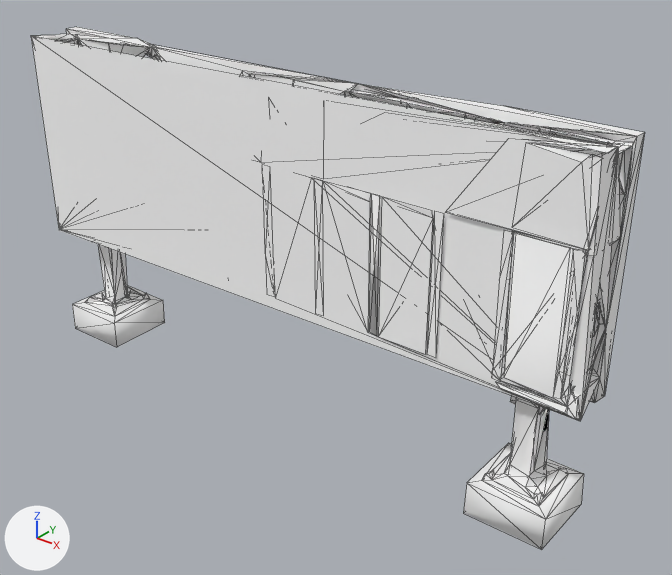
Before and after pictures for a commit that changed the glTF model models/props/watch_sign.glb.
Rendered twice from a 50 mm camera at (19.3, -22.0, 18.6) aimed at (1.4, 0.3, 4.7). The axes (+X, +Y, +Z) are drawn at lower left. The lights are the same throughout. The older version comes first. Mesh edges are drawn as thin lines.

In view in the first picture: 'output_unwrapped'.
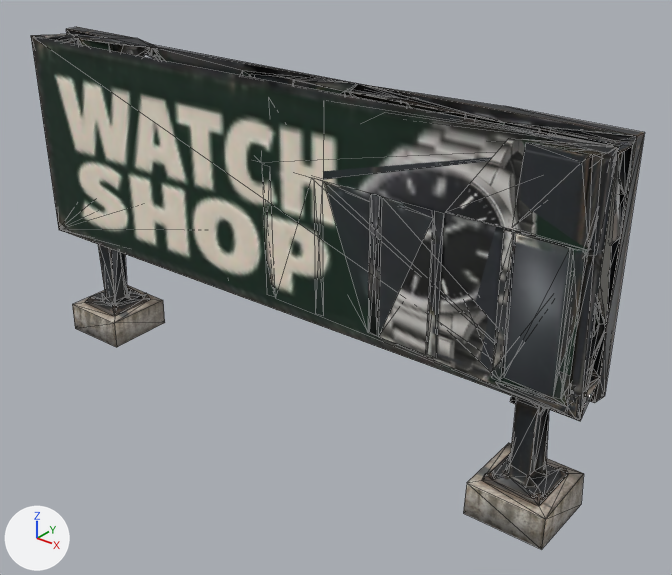
Boxes (x1, y1, x2, y2) around the edits, measured in the pictures (672 x 575 px):
'output_unwrapped', surface changed (white to grey)
    both: (31, 27, 645, 549)

Diff of the bpy script that builds the scene:
```diff
--- a/models/props/watch_sign.glb.py
+++ b/models/props/watch_sign.glb.py
@@ img_texture_0_metallic_roughness @@
+img_texture_0_metallic_roughness = load_image('texture_0_metallic_roughness', '_unpacked/texture_0_metallic_roughness', 512, 512, 'Non-Color')
@@ img_normal @@
+img_normal = load_image('normal', '_unpacked/normal', 1024, 1024, 'Non-Color')
@@ img_texture_0 @@
+img_texture_0 = load_image('texture_0', '_unpacked/texture_0', 2048, 2048, 'sRGB')
@@ mat_bakedmaterial @@
 mat_bakedmaterial = bpy.data.materials.new('BakedMaterial')
-# nodes: BsdfPrincipled, OutputMaterial
-# colours: white #ffffff
+# nodes: BsdfPrincipled, NormalMap, OutputMaterial, SeparateColor, TexImage x3
+# uses the picture img_normal
+# uses the picture img_texture_0
+# uses the picture img_texture_0_metallic_roughness
```
